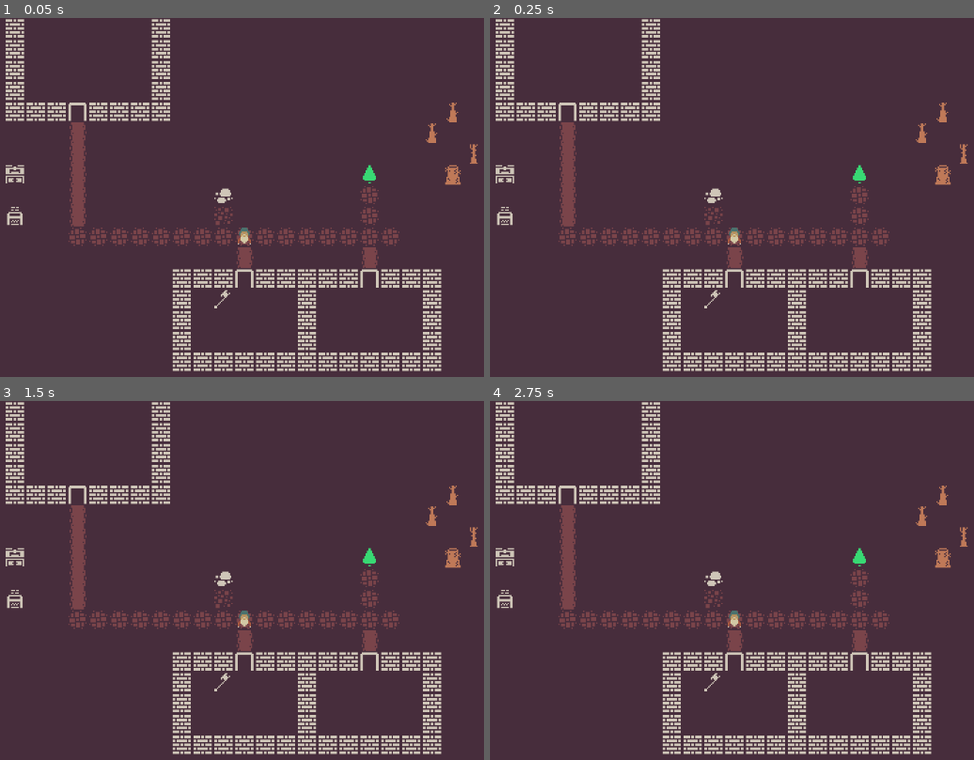
Above: before the commit, frames 1-4 (two rows, left to right).
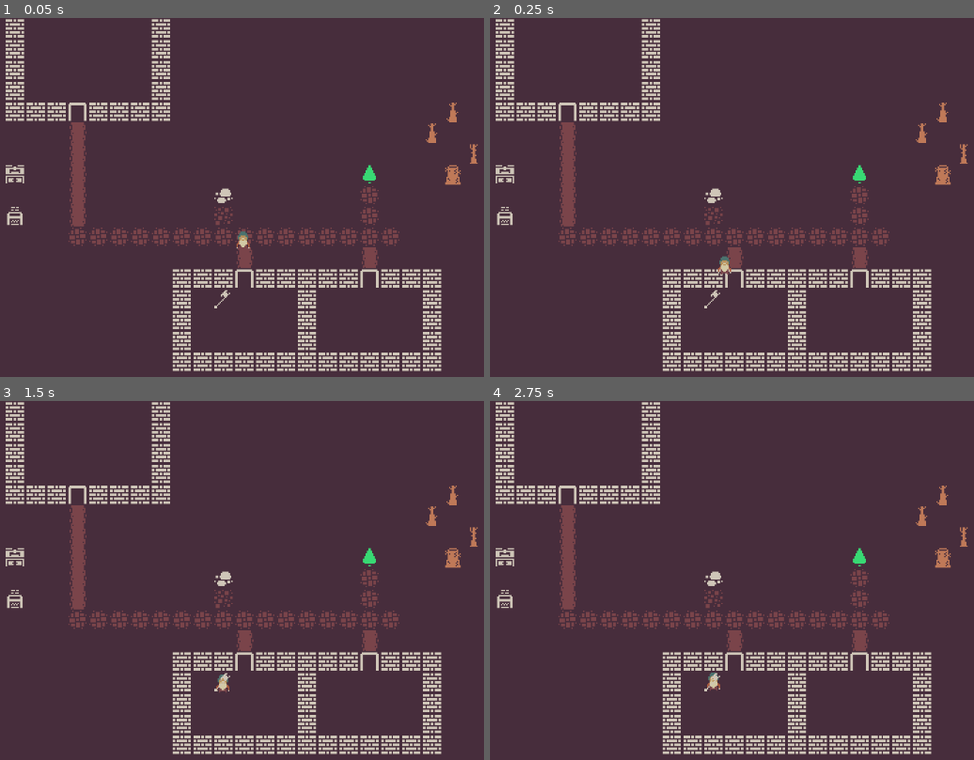
Above: after the commit, the same moments.

Repository: LeoBasov/goap-godot
Game: Godot game, scene res://level/test_level.tscn
Two runs of this game, one before a commit and one after it. Both use one fixed random seed, a clock stepped at 60 frames per second and the inputs below.
Inputs:
- Up to frame 1 (0.05 s): no input
- Up to frame 2 (0.25 s): no input
- Up to frame 3 (1.5 s): tap Enter at 0.5 s; tap Space at 1.25 s
- Up to frame 4 (2.75 s): tap Enter at 2 s

The runs differ from the first frame. In frame 1, 0.1% of the frame differs, in the area x 48-52%, y 58-65%; in frame 2, 0.2%, in the area x 46-52%, y 58-72%; in frame 3, 0.2%; in frame 4, 0.2%.

Commit message:
refactored get axe action

Diff:
--- a/goap/project.godot
+++ b/goap/project.godot
@@ -18,6 +18,7 @@
 [global_group]
 
 objects=""
+storage=""
 
 [rendering]
 
--- a/goap/src/goap/action_get_axe.gd
+++ b/goap/src/goap/action_get_axe.gd
@@ -11,18 +11,18 @@
 func execute(delta: float):
 	if axe == null:
 		var dist_min = 1e6
-		for ax in object.get_tree().get_nodes_in_group("axes"):
-			var dist = (ax.position - object.position).length()
+		for space in object.get_tree().get_nodes_in_group("storage"):
+			if space.get_current_object() == "axe":
+				var dist = (space.position - object.position).length()
 
-			if dist < dist_min:
-				print("got axe goal")
-				dist_min = dist
-				axe = ax
+				if dist < dist_min:
+					dist_min = dist
+					axe = space
 
 	if (axe.position - object.position).length() > 1:
 		object.moveto(axe.position, delta)
 		return false
 	else:
-		axe.queue_free()
+		axe.empty()
 		axe = null
 		return true
--- a/goap/src/goap/agent.gd
+++ b/goap/src/goap/agent.gd
@@ -21,10 +21,11 @@
 		action.object = obj
 
 func update_state():
-	if object.get_tree().get_nodes_in_group("axes").size() > 0:
-		state["axe_exists"] = true
-	else:
-		state["axe_exists"] = false
+	state["axe_exists"] = false
+
+	for space in object.get_tree().get_nodes_in_group("storage"):
+		if space.get_current_object() == "axe":
+			state["axe_exists"] = true
 
 	state["has_axe"] = object.has_axe
 
--- a/goap/src/storage_space.tscn
+++ b/goap/src/storage_space.tscn
@@ -3,7 +3,7 @@
 [ext_resource type="Script" uid="uid://cmyxb4updtvq" path="res://storage_space.gd" id="1_etaoc"]
 [ext_resource type="Texture2D" uid="uid://nvmuqgko1fj3" path="res://assets/colored-transparent_packed.png" id="2_tn1xr"]
 
-[node name="StorageSpace" type="Node2D" groups=["objects"]]
+[node name="StorageSpace" type="Node2D" groups=["objects", "storage"]]
 script = ExtResource("1_etaoc")
 
 [node name="Sprite2D" type="Sprite2D" parent="."]
--- a/goap/storage_space.gd
+++ b/goap/storage_space.gd
@@ -4,6 +4,7 @@
 @export var current_object: Options
 
 var options_map : Dictionary
+var reverse_options_map : Dictionary
 var sprite_map : Dictionary
 var w : int = 16
 var h : int = 16
@@ -19,6 +20,11 @@
 	options_map["axe"] = Options.AXE
 	options_map["stone"] = Options.STONE
 	options_map["wood"] = Options.WOOD
+
+	reverse_options_map[Options.EMPTY] = "empty"
+	reverse_options_map[Options.AXE] = "axe"
+	reverse_options_map[Options.STONE] = "stone"
+	reverse_options_map[Options.WOOD] = "wood"
 
 	sprite_map[Options.AXE] = Rect2(672.0, 112.0, w, h)
 	sprite_map[Options.STONE] = Rect2(0, 0, w, h)
@@ -39,3 +45,6 @@
 func empty():
 	current_object = Options.EMPTY
 	check_state()
+
+func get_current_object():
+	return reverse_options_map[current_object]
